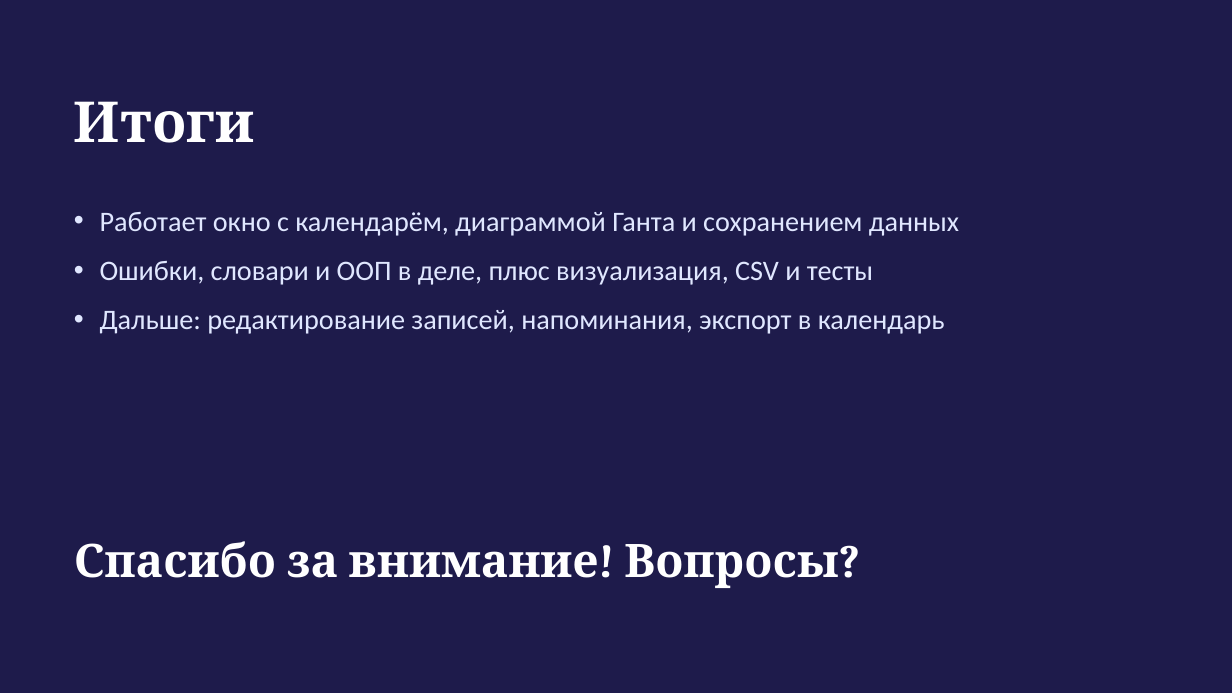
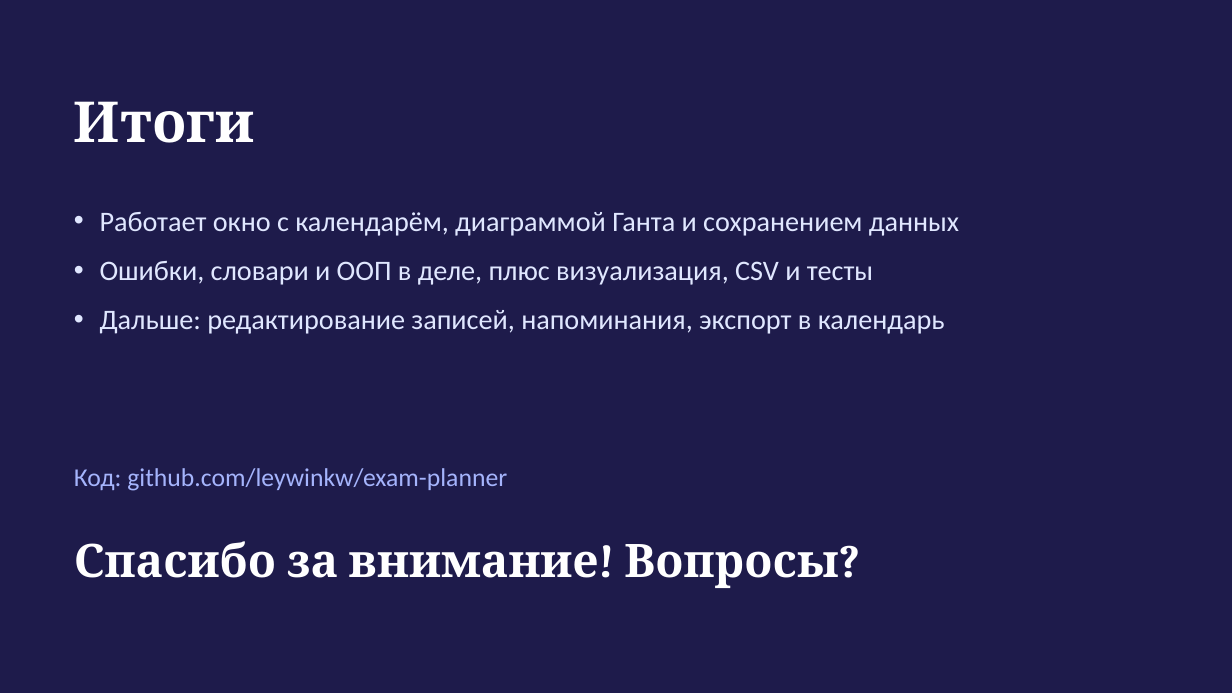
Before and after one commit to leywinkw/exam-planner, a slide deck: slide 13 of docs/Презентация_Планировщик_экзаменов.pptx. Drawn at 1232x693 pixels with LibreOffice and Linux fonts; fonts in the diff are those of the drawing. Boxes give left, top, right and bottom in pixels: in the first picture for what was removed or moved away, otherwise in the second. Text is boxed around its words. In the diff, an @@ line names an element or a change of style, - is before the commit and + after.

```diff
--- a/docs/Презентация_Планировщик_экзаменов.pptx
+++ b/docs/Презентация_Планировщик_экзаменов.pptx
@@ text added at box(74, 468, 507, 491), 20 pt, text #A5B4FC @@
+Код: github.com/leywinkw/exam-planner
```
Also in this commit, not shown: 1 other slide changed, 6 other files.
